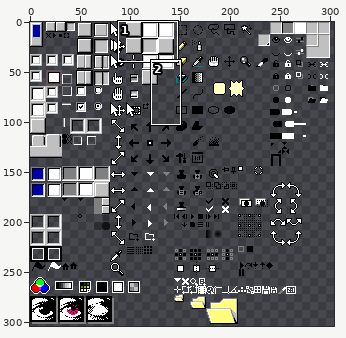
Edited in one commit: sprite sheet (Aseprite 95/sheet.png). Above: a wide view before the commit, with the close-up outlined.
Close-up. Before the commit:
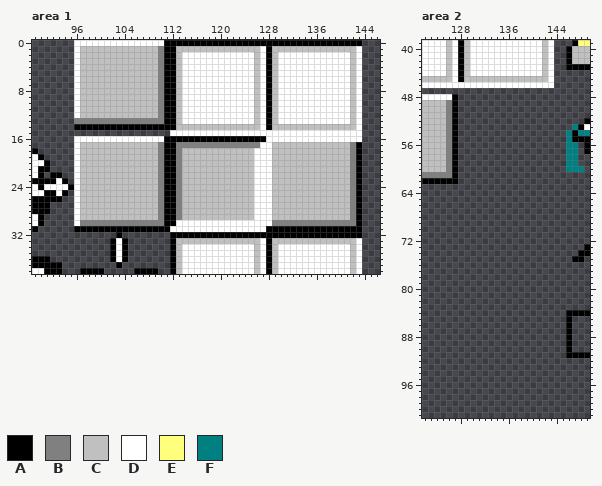
The file is 300x304 pixels. Pixels under 10% opacity are left out. Colours within 5 levels of each other are drawn and written as one. Shown: area 1: x 89..146, y 0..38; area 2: x 122..149, y 39..101. The old version is drawn lined up with the new one, on the new canvas. The commit also changed other parts of the picture, which this record leaves out.
Palette (. is transparent): A #000000  B #808080  C #c0c0c0  D #ffffff  E #ffff7d  F #008080
Pixels before, area 1, first column x 89:
 0 .......DDDDDDDDDDDDDDDAAAAAAAAAAAAAAAAAAAAAAAAAAAAAAAAA
 1 .......DCCCCCCCCCCCCCBAACCCCCCCCCCCCCCDACCCCCCCCCCCCCCD
 2 .......DCCCCCCCCCCCCCBAACDDDDDDDDDDDDCDACDDDDDDDDDDDDCD
 3 .......DCCCCCCCCCCCCCBAACDDDDDDDDDDDDCDACDDDDDDDDDDDDCD
 4 .......DCCCCCCCCCCCCCBAACDDDDDDDDDDDDCDACDDDDDDDDDDDDCD
 5 .......DCCCCCCCCCCCCCBAACDDDDDDDDDDDDCDACDDDDDDDDDDDDCD
 6 .......DCCCCCCCCCCCCCBAACDDDDDDDDDDDDCDACDDDDDDDDDDDDCD
 7 .......DCCCCCCCCCCCCCBAACDDDDDDDDDDDDCDACDDDDDDDDDDDDCD
 8 .......DCCCCCCCCCCCCCBAACDDDDDDDDDDDDCDACDDDDDDDDDDDDCD
 9 .......DCCCCCCCCCCCCCBAACDDDDDDDDDDDDCDACDDDDDDDDDDDDCD
10 .......DCCCCCCCCCCCCCBAACDDDDDDDDDDDDCDACDDDDDDDDDDDDCD
11 .......DCCCCCCCCCCCCCBAACDDDDDDDDDDDDCDACDDDDDDDDDDDDCD
12 .......DCCCCCCCCCCCCCBAACDDDDDDDDDDDDCDACDDDDDDDDDDDDCD
13 .......BBBBBBBBBBBBBBBAACDDDDDDDDDDDDCDACDDDDDDDDDDDDCD
14 .......AAAAAAAAAAAAAAAAACCCCCCCCCCCCCCDACCCCCCCCCCCCCCD
15 .......................DDDDDDDDDDDDDDDDDDDDDDDDDDDDDDDD
16 .......DDDDDDDDDDDDDDDAAAAAAAAAAAAAAAAADDDDDDDDDDDDDDDD
17 .......DCCCCCCCCCCCCCBAABBBBBBBBBBBBBBDDCCCCCCCCCCCCCBA
18 A......DCCCCCCCCCCCCCBAABCCCCCCCCCCCCDDDCCCCCCCCCCCCCBA
19 DA.....DCCCCCCCCCCCCCBAABCCCCCCCCCCCCDDDCCCCCCCCCCCCCBA
20 DDA....DCCCCCCCCCCCCCBAABCCCCCCCCCCCCDDDCCCCCCCCCCCCCBA
21 DAA....DCCCCCCCCCCCCCBAABCCCCCCCCCCCCDDDCCCCCCCCCCCCCBA
22 DA.AA..DCCCCCCCCCCCCCBAABCCCCCCCCCCCCDDDCCCCCCCCCCCCCBA
23 AAAADA.DCCCCCCCCCCCCCBAABCCCCCCCCCCCCDDDCCCCCCCCCCCCCBA
24 DADDDDADCCCCCCCCCCCCCBAABCCCCCCCCCCCCDDDCCCCCCCCCCCCCBA
25 DDAADA.DCCCCCCCCCCCCCBAABCCCCCCCCCCCCDDDCCCCCCCCCCCCCBA
26 AAAAA..DCCCCCCCCCCCCCBAABCCCCCCCCCCCCDDDCCCCCCCCCCCCCBA
27 AAA....DCCCCCCCCCCCCCBAABCCCCCCCCCCCCDDDCCCCCCCCCCCCCBA
28 AAA....DCCCCCCCCCCCCCBAABCCCCCCCCCCCCDDDCCCCCCCCCCCCCBA
29 DA.....DCCCCCCCCCCCCCBAABCCCCCCCCCCCCDDDCCCCCCCCCCCCCBA
30 DA.....DBBBBBBBBBBBBBBAADDDDDDDDDDDDDDDDBBBBBBBBBBBBBBA
31 A......AAAAAAAAAAAAAAAADDDDDDDDDDDDDDDDAAAAAAAAAAAAAAAA
32 ..............A........AAAAAAAAAAAAAAAAAAAAAAAAAAAAAAAA
33 .............ADA.......ACCCCCCCCCCCCCCDACCCCCCCCCCCCCCD
34 .............ADA.......ACDDDDDDDDDDDDCDACDDDDDDDDDDDDCD
35 .............ADA.......ACDDDDDDDDDDDDCDACDDDDDDDDDDDDCD
36 AAA..........ADA.......ACDDDDDDDDDDDDCDACDDDDDDDDDDDDCD
37 AAAAA.........A........ACDDDDDDDDDDDDCDACDDDDDDDDDDDDCD
38 DDAAA...AAAA.....AAAA..ACDDDDDDDDDDDDCDACDDDDDDDDDDDDCD
Pixels before, area 2, first column x 122:
39 DDDDCDACDDDDDDDDDDDDCD...AEE
40 DDDDCDACDDDDDDDDDDDDCD..ACCC
41 DDDDCDACDDDDDDDDDDDDCD..ACCC
42 DDDDCDACDDDDDDDDDDDDCD..ACCC
43 DDDDCDACDDDDDDDDDDDDCD..AAAA
44 DDDDCDACDDDDDDDDDDDDCD......
45 CCCCCDACCCCCCCCCCCCCCD......
46 DDDDDDDDDDDDDDDDDDDDDD......
47 ............................
48 DDDDDA......................
49 CCCCBA......................
50 CCCCBA......................
51 CCCCBA......................
52 CCCCBA.....................A
53 CCCCBA...................FAD
54 CCCCBA..................FAFF
55 CCCCBA..................FAAA
56 CCCCBA..................FF.A
57 CCCCBA..................FF.A
58 CCCCBA..................FF..
59 CCCCBA..................FF..
60 CCCCBA..................FFF.
61 BBBBBA......................
62 AAAAAA......................
63 ............................
64 ............................
65 ............................
66 ............................
67 ............................
68 ............................
69 ............................
70 ............................
71 ............................
72 ............................
73 ...........................A
74 ..........................AA
75 .........................AA.
76 ............................
77 ............................
78 ............................
79 ............................
80 ............................
81 ............................
82 ............................
83 ............................
84 ........................AAAA
85 ........................A...
86 ........................A...
87 ........................A...
88 ........................A...
89 ........................A...
90 ........................A...
91 ........................AAAA
Now the later version:
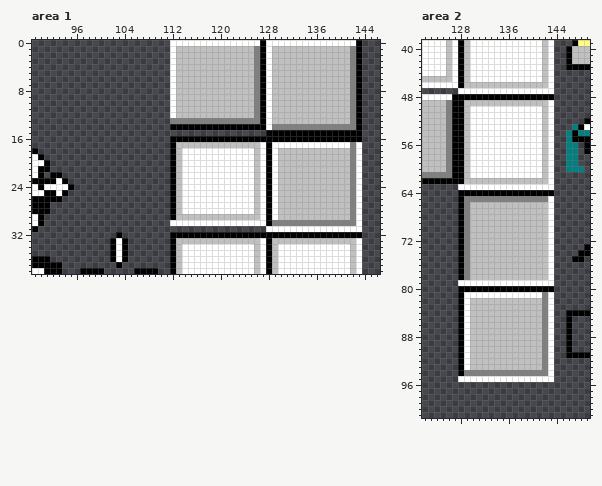
What changed:
canvas 300x304 -> 304x304
Changed rows in their new state; - is an unchanged pixel.
Area 1:
first column x 96:
 0 ................DDDDDDDDDDDDDDD-DDDDDDDDDDDDDDD-
 1 ................D-------------BAD-------------BA
 2 ................D-CCCCCCCCCCCCBAD-CCCCCCCCCCCCBA
 3 ................D-CCCCCCCCCCCCBAD-CCCCCCCCCCCCBA
 4 ................D-CCCCCCCCCCCCBAD-CCCCCCCCCCCCBA
 5 ................D-CCCCCCCCCCCCBAD-CCCCCCCCCCCCBA
 6 ................D-CCCCCCCCCCCCBAD-CCCCCCCCCCCCBA
 7 ................D-CCCCCCCCCCCCBAD-CCCCCCCCCCCCBA
 8 ................D-CCCCCCCCCCCCBAD-CCCCCCCCCCCCBA
 9 ................D-CCCCCCCCCCCCBAD-CCCCCCCCCCCCBA
10 ................D-CCCCCCCCCCCCBAD-CCCCCCCCCCCCBA
11 ................D-CCCCCCCCCCCCBAD-CCCCCCCCCCCCBA
12 ................D-CCCCCCCCCCCCBAD-CCCCCCCCCCCCBA
13 ................BBBBBBBBBBBBBBBAD-CCCCCCCCCCCCBA
14 ................-AAAAAAAAAAAAAAADBBBBBBBBBBBBBBA
15 ----------------................AAAAAAAAAAAAAAAA
16 ................----------------AAAAAAAAAAAAAAAA
17 ................-CCCCCCCCCCCCCC-ADDDDDDDDDDDDD-D
18 ................-CDDDDDDDDDDDDC-AD-------------D
19 ................-CDDDDDDDDDDDDC-AD-------------D
20 ................-CDDDDDDDDDDDDC-AD-------------D
21 ................-CDDDDDDDDDDDDC-AD-------------D
22 ................-CDDDDDDDDDDDDC-AD-------------D
23 ................-CDDDDDDDDDDDDC-AD-------------D
24 ................-CDDDDDDDDDDDDC-AD-------------D
25 ................-CDDDDDDDDDDDDC-AD-------------D
26 ................-CDDDDDDDDDDDDC-AD-------------D
27 ................-CDDDDDDDDDDDDC-AD-------------D
28 ................-CDDDDDDDDDDDDC-AD-------------D
29 ................-C------------C-AD-------------D
30 ................D---------------A--------------D
31 ................................DDDDDDDDDDDDDDDD
Area 2:
first column x 128:
 45 --DDDDDDDDDDDD--
 46 ACCCCCCCCCCCCCC-
 47 DDDDDDDDDDDDDDDD
 48 AAAAAAAAAAAAAAAA
 49 ACCCCCCCCCCCCCCD
 50 ACDDDDDDDDDDDDCD
 51 ACDDDDDDDDDDDDCD
 52 ACDDDDDDDDDDDDCD
 53 ACDDDDDDDDDDDDCD
 54 ACDDDDDDDDDDDDCD
 55 ACDDDDDDDDDDDDCD
 56 ACDDDDDDDDDDDDCD
 57 ACDDDDDDDDDDDDCD
 58 ACDDDDDDDDDDDDCD
 59 ACDDDDDDDDDDDDCD
 60 ACDDDDDDDDDDDDCD
 61 ACDDDDDDDDDDDDCD
 62 ACCCCCCCCCCCCCCD
 63 DDDDDDDDDDDDDDDD
 64 AAAAAAAAAAAAAAAA
 65 ABBBBBBBBBBBBBBD
 66 ABCCCCCCCCCCCCCD
 67 ABCCCCCCCCCCCCCD
 68 ABCCCCCCCCCCCCCD
 69 ABCCCCCCCCCCCCCD
 70 ABCCCCCCCCCCCCCD
 71 ABCCCCCCCCCCCCCD
 72 ABCCCCCCCCCCCCCD
 73 ABCCCCCCCCCCCCCD
 74 ABCCCCCCCCCCCCCD
 75 ABCCCCCCCCCCCCCD
 76 ABCCCCCCCCCCCCCD
 77 ABCCCCCCCCCCCCCD
 78 ABCCCCCCCCCCCCCD
 79 DDDDDDDDDDDDDDDD
 80 AAAAAAAAAAAAAAAA
 81 ADDDDDDDDDDDDDBD
 82 ADCCCCCCCCCCCCBD
 83 ADCCCCCCCCCCCCBD
 84 ADCCCCCCCCCCCCBD
 85 ADCCCCCCCCCCCCBD
 86 ADCCCCCCCCCCCCBD
 87 ADCCCCCCCCCCCCBD
 88 ADCCCCCCCCCCCCBD
 89 ADCCCCCCCCCCCCBD
 90 ADCCCCCCCCCCCCBD
 91 ADCCCCCCCCCCCCBD
 92 ADCCCCCCCCCCCCBD
 93 ADCCCCCCCCCCCCBD
 94 ABBBBBBBBBBBBBBD
 95 DDDDDDDDDDDDDDDD
Changed places in both close-ups, as pixel boxes (x1, y1, x2, y2):
changed: (74, 40, 362, 232)
changed: (458, 76, 554, 382)
